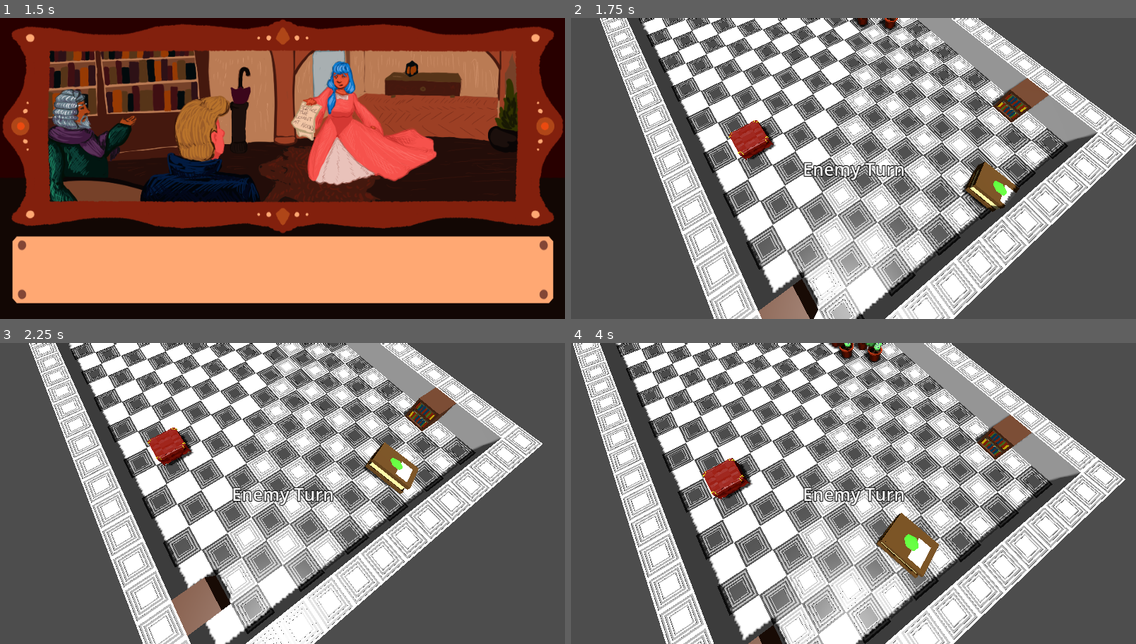
Above: before the commit, frames 1-4 (two rows, left to right).
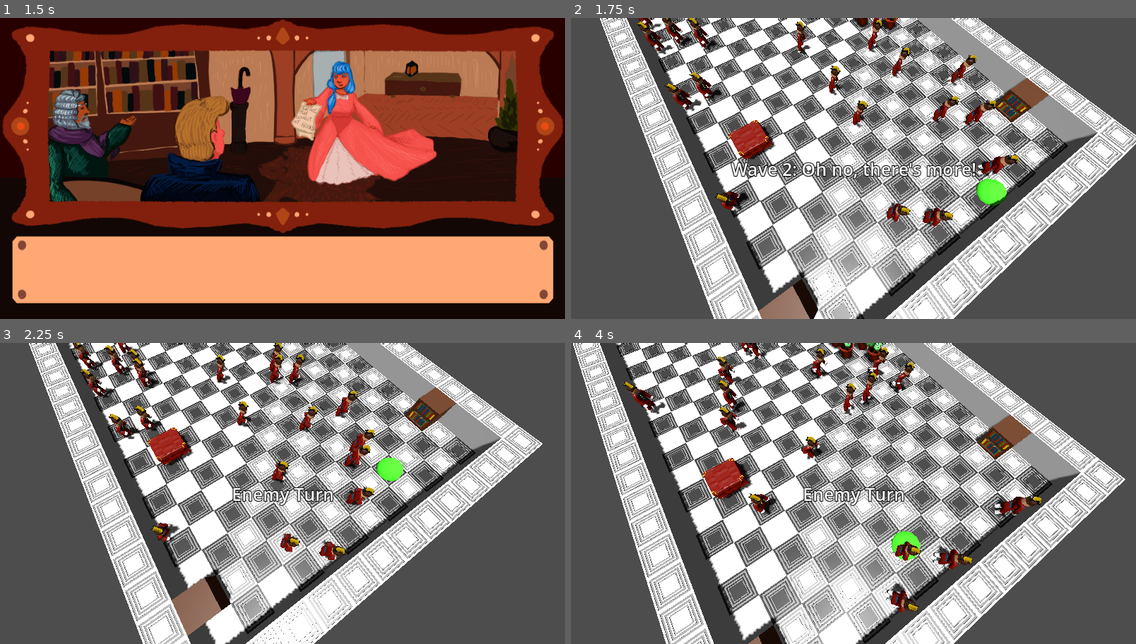
Above: after the commit, the same moments.

Repository: pinguinosod/gse_winterjam2024
Game: Godot game, scene res://main.tscn
Same seed, same stepped clock (60 frames per second), same inputs: the game is played once before the commit and once after it.
Inputs (mouse positions are in pixels of both pictures, inside the frame that each line leads up to):
- Up to frame 1 (1.5 s): click (288, 285) at 0.5 s; tap Enter (ui_accept) at 1.25 s; move the mouse to (406, 153) at 1.27 s; hold D (move_right) from 1.28 s (still down); tap Space (end_turn) at 1.35 s; click (406, 153) at 1.42 s
- Up to frame 2 (1.75 s): keep holding D (move_right); tap Enter (ui_accept) at 1.52 s
- Up to frame 3 (2.25 s): move the mouse to (169, 508) at 2.02 s; release D (move_right) at 2.03 s; hold S (move_down) from 2.03 s (still down); tap Space (end_turn) at 2.1 s
- Up to frame 4 (4 s): tap Enter (ui_accept) at 2.27, 3.77 s; move the mouse to (910, 427) at 2.77 s; release S (move_down) at 2.78 s; hold D (move_right) 2.78-3.53 s; tap Space (end_turn) at 2.85, 3.6 s; move the mouse to (825, 553) at 3.52 s; hold W (move_up) from 3.53 s (still down); click (825, 553) at 3.67 s

Frame 1 is identical in both runs. In frame 2, 5.1% of the frame differs, in the area x 11-80%, y 0-70%; in frame 3, 4.1%; in frame 4, 4.2%.

Commit message:
Enemies are back :)

Diff:
--- a/EnemyWaves/basic_enemy_wave2.tres
+++ b/EnemyWaves/basic_enemy_wave2.tres
@@ -4,7 +4,7 @@
 
 [resource]
 script = ExtResource("1_eodbx")
-basicEnemyCount = 100
+basicEnemyCount = 30
 eliteEnemyCount = 0
 waveName = "Oh no, there's more!"
 waveNumber = 2
--- a/main.tscn
+++ b/main.tscn
@@ -1,8 +1,8 @@
 [gd_scene load_steps=12 format=3 uid="uid://d3n3e4vjd3syp"]
 
 [ext_resource type="PackedScene" uid="uid://crj37bo36phwd" path="res://rooms.tscn" id="1_iektr"]
-[ext_resource type="PackedScene" uid="uid://buuc6fpud4fcd" path="res://player.tscn" id="2_tjp8u"]
-[ext_resource type="PackedScene" uid="uid://1ytg8klhkx4x" path="res://weapons.tscn" id="3_0yghg"]
+[ext_resource type="PackedScene" path="res://player.tscn" id="2_tjp8u"]
+[ext_resource type="Script" path="res://weapons.gd" id="3_7r03o"]
 [ext_resource type="PackedScene" uid="uid://cyysjuf2pl57c" path="res://enemies.tscn" id="3_fuddb"]
 [ext_resource type="PackedScene" uid="uid://082rgmto1mon" path="res://objects.tscn" id="4_vypmj"]
 [ext_resource type="PackedScene" uid="uid://ch7lfvfup1r3d" path="res://UI.tscn" id="5_3od5a"]
@@ -21,7 +21,9 @@
 [node name="Player" parent="." instance=ExtResource("2_tjp8u")]
 transform = Transform3D(-0.0131768, 0.999913, 0, -0.999913, -0.0131768, 0, 0, 0, 1, 0, 0.691039, 0)
 
-[node name="Weapons" parent="Player" instance=ExtResource("3_0yghg")]
+[node name="Weapons" type="Node3D" parent="Player"]
+transform = Transform3D(-0.134226, -0.94861, 0.286572, 0.959992, -0.0527567, 0.275012, -0.24576, 0.31202, 0.917739, 0, 0, 0)
+script = ExtResource("3_7r03o")
 
 [node name="Enemies" parent="." instance=ExtResource("3_fuddb")]
 transform = Transform3D(1, 0, 0, 0, 1, 0, 0, 0, 1, 0, 1.06125, -3.36286)
--- a/scripts/enemies.gd
+++ b/scripts/enemies.gd
@@ -3,7 +3,7 @@
 class_name Enemy
 
 var target_position: Vector3 = Vector3.ZERO
-var speed: float = 10.0
+@export var base_speed: float = 5.0
 var idle = true
 var inTurn = false
 
@@ -19,7 +19,7 @@
 # Called every frame. 'delta' is the elapsed time since the previous frame.
 func _process(delta: float) -> void:
 	if position != target_position:
-		position = position.move_toward(target_position, delta)
+		position = position.move_toward(target_position, delta * base_speed)
 	if not idle and position == target_position:
 		idle = true
 		$countFallingDying.travel("Idle")
--- a/scripts/rooms.gd
+++ b/scripts/rooms.gd
@@ -38,8 +38,8 @@
 	var cell = currentRoom.local_to_map(world_position)
 	return Vector3(cell.x + 0.5, 1, cell.z + 0.5)
 
-func get_random_cell_position(min_x = 1, max_x = 26, min_z = 1, max_z = 14):
-	return Vector3(3 + 0.5, 1, 1 + 0.5)
+func get_random_cell_position(min_x = 1, max_x = 24, min_z = 1, max_z = 12):
+	return Vector3(randi_range(min_x, max_x) + 0.5, 1, randi_range(min_z, max_z) + 0.5)
 
 func _unhandled_input(event):
 	if !ignoreClicks and event is InputEventMouseButton and event.button_index == MOUSE_BUTTON_LEFT and event.pressed:
--- a/ui.gd
+++ b/ui.gd
@@ -50,13 +50,14 @@
 
 		texture_rect = $TextureRect_3
 		_play_audio_new_slide()
+		_go_into_game()
 
 	texture_rect.visible = true
 
 
 func _go_into_game():
 	#going into game
-		game_manager.load_next_scene()
+	game_manager.load_next_scene()
 
 func _on_start_game_button_pressed() -> void:
 	print("START Button pressed!!")
Not shown: 1 places in MeshLibrary.tres that only renumber resources
Not shown: 1 places in models/tiles/berryBush.tres that only renumber resources
Not shown: 1 places in models/tiles/blackFloorTile.tres that only renumber resources
Not shown: 1 places in models/tiles/bookshelfTile.tres that only renumber resources
Not shown: 1 places in models/tiles/bookshelfTileRotated.tres that only renumber resources
Not shown: 1 places in models/tiles/fireplaceTile.tres that only renumber resources
Not shown: 1 places in models/tiles/whiteFloorTile.tres that only renumber resources
